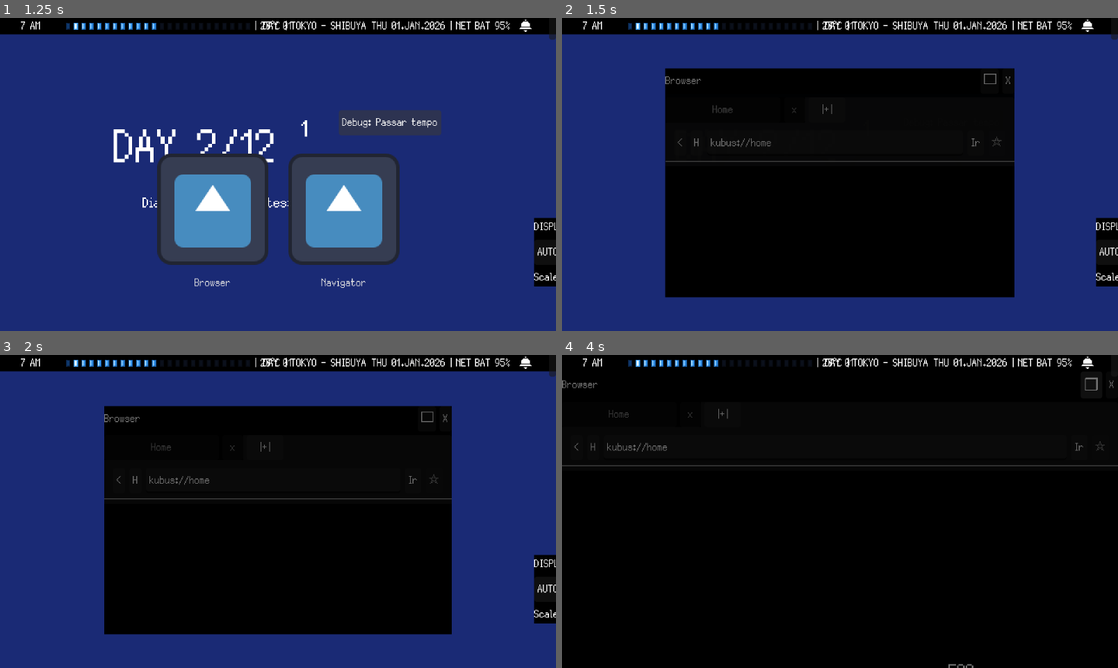
Above: before the commit, frames 1-4 (two rows, left to right).
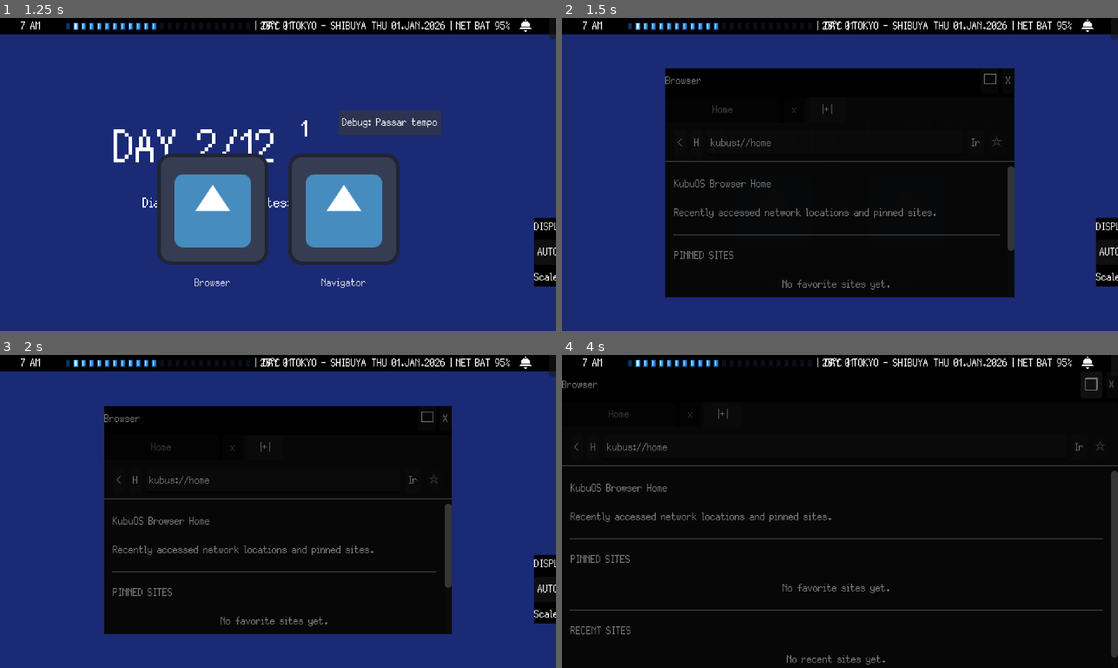
Above: after the commit, the same moments.

Repository: GYU-GAZE/NULL-NETWORK
Game: Godot game, scene res://core/main.tscn
Same seed, same stepped clock (60 frames per second), same inputs: the game is played once before the commit and once after it. The engine's default icon, where the game draws it, is replaced by a stand-in: a white triangle on a blue panel in a dark square.
Inputs:
- Up to frame 1 (1.25 s): click "Debug: Passar tempo" at 0.5 s
- Up to frame 2 (1.5 s): click "Browser" at 1.25 s
- Up to frame 3 (2 s): no input
- Up to frame 4 (4 s): click "Navigator" at 2 s; click "AUTO" at 2.75 s; click "□" at 3.5 s

Frame 1 is identical in both runs. In frame 2, 1.5% of the frame differs, in the area x 20-82%, y 47-87%; in frame 3, 1.7%; in frame 4, 2.9%, in the area x 1-100%, y 36-100%.
Error in both runs: Invalid assignment of property or key 'custom_minimum_size' with value of type 'Vector2' on a base object of type 'null instance'. (res://apps/browser/browser.…

Commit message:
Update browser home route schema

Diff:
--- a/data/content/sites/browser_home.tres
+++ b/data/content/sites/browser_home.tres
@@ -8,5 +8,5 @@
 url = "kubus://home"
 page_title = "Home"
 record_in_browser_history = false
-custom_site_scene = ExtResource("1_y30ad")
+site_scene = ExtResource("1_y30ad")
 metadata/_custom_type_script = "uid://duyokyo5xmy6y"
